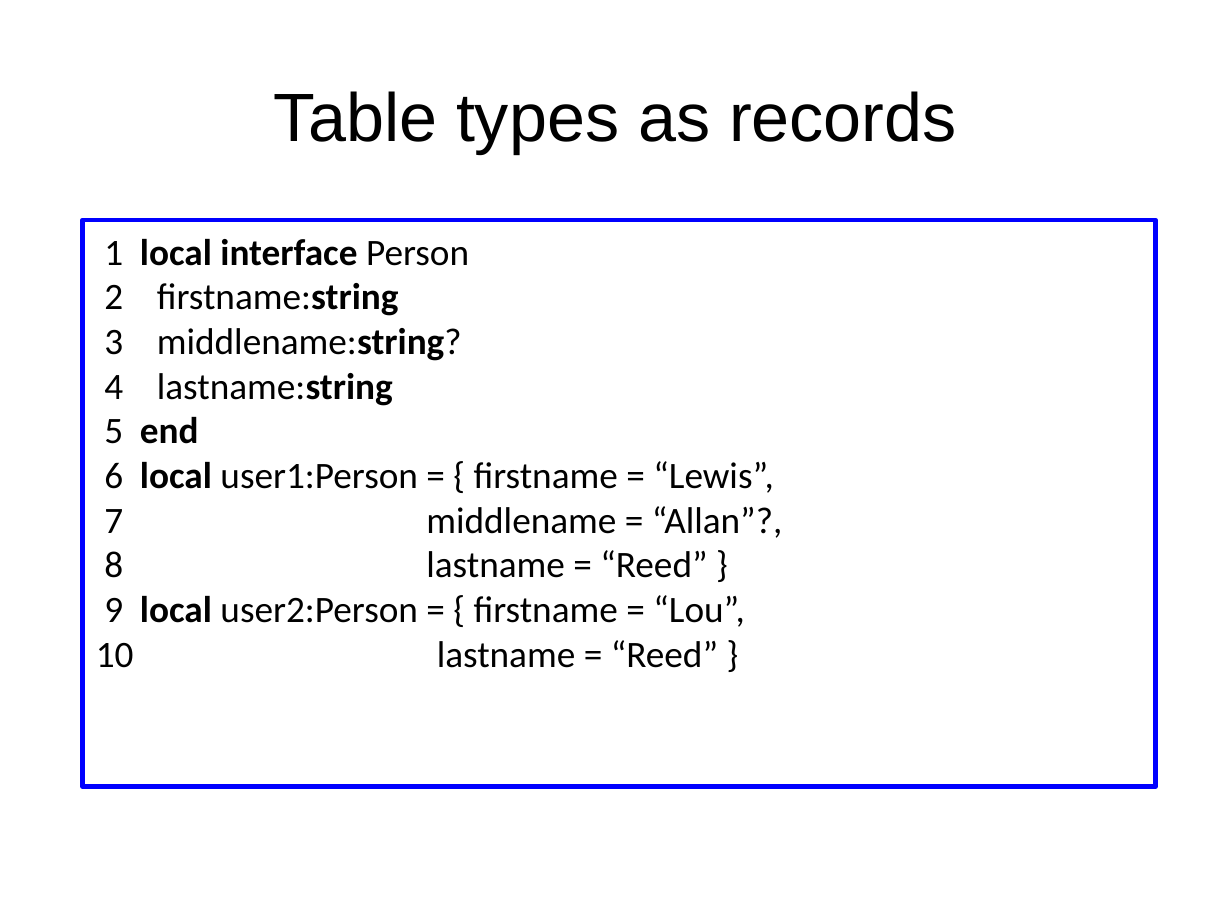
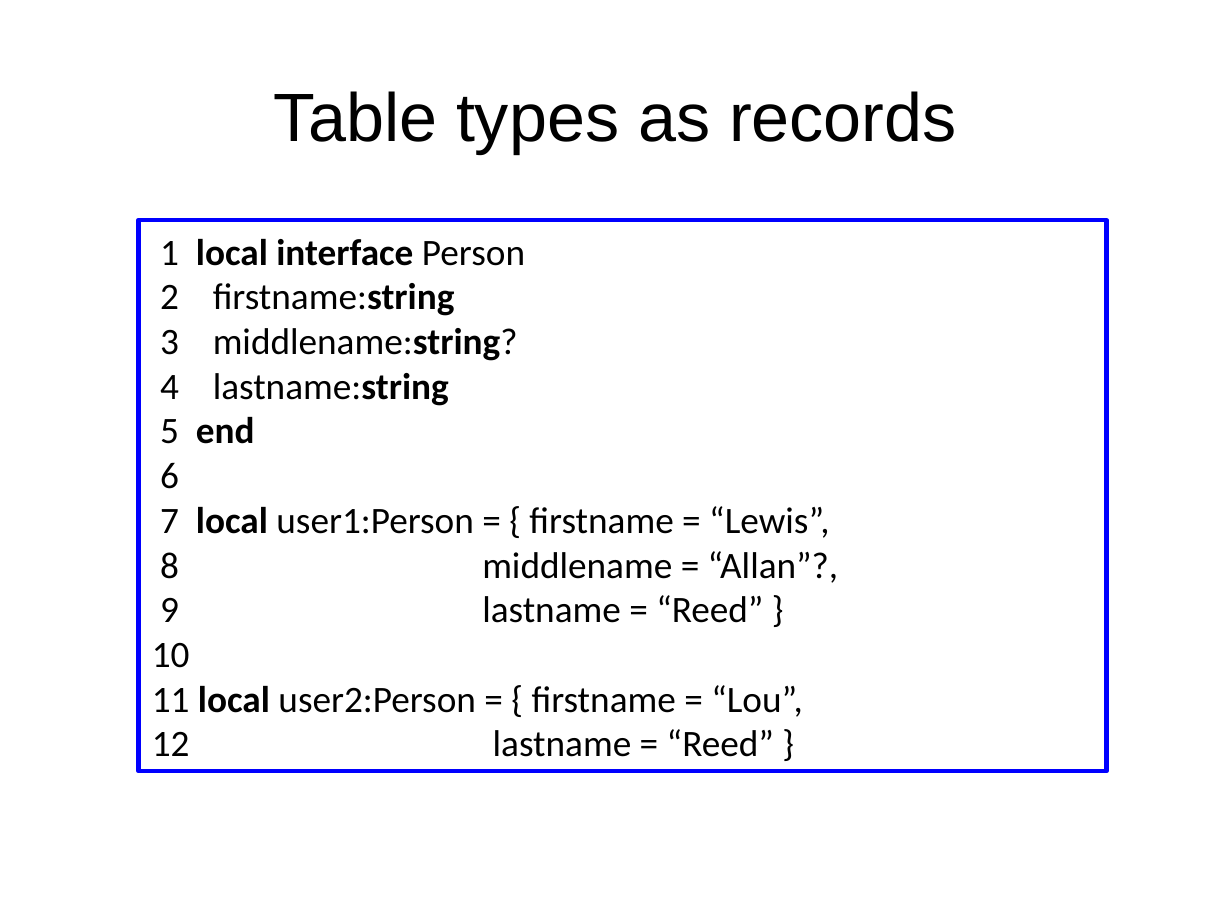
Before and after one commit to andremm/typedlua, a slide deck: slide 21 of doc/slides/dyla2014.odp (slide 20 before the commit). Drawn at 1232x924 pixels with LibreOffice and Linux fonts; fonts in the diff are those of the drawing. Boxes give left, top, right and bottom in pixels: in the first picture for what was removed or moved away, otherwise in the second. Text is boxed around its words. In the diff, an @@ line names an element or a change of style, - is before the commit and + after.

Commit message:
Cosmetic changes to the first version of the slides for Dyla 2014

```diff
--- a/doc/slides/dyla2014.odp
+++ b/doc/slides/dyla2014.odp
@@ rectangle "1 local interface Person": place and size @@
-rectangle "1 local interface Person" at (83,220,1156,787)
+rectangle "1 local interface Person" at (139,220,1107,771)
@@ text in rectangle at (152,462,839,757): text changed @@
-6 local user1:Person = { firstname = “Lewis”,
-7 middlename = “Allan”?,
-8 lastname = “Reed” }
-9 local user2:Person = { firstname = “Lou”,
-10 lastname = “Reed” }
+6
+7 local user1:Person = { firstname = “Lewis”,
+8 middlename = “Allan”?,
+9 lastname = “Reed” }
+10
+11 local user2:Person = { firstname = “Lou”,
+12 lastname = “Reed” }
```
Also in this commit, not shown: 20 other slides changed, 1 slide added.
